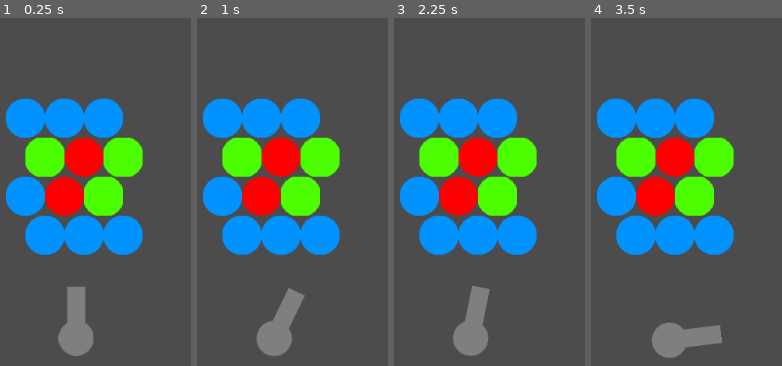
Above: before the commit, frames 1-4 (left to right).
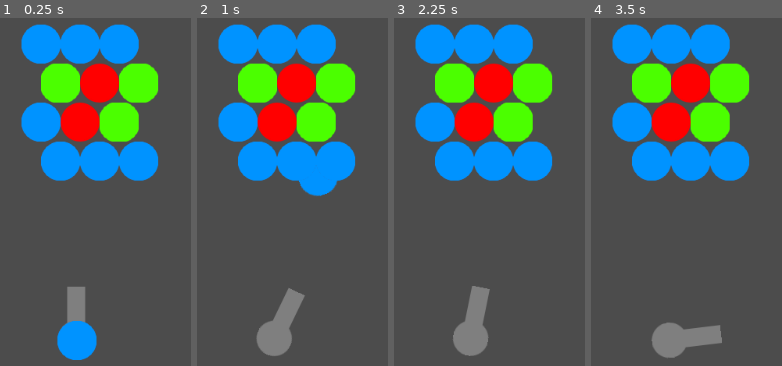
Above: after the commit, the same moments.

Repository: Demoli/Bobble
Game: Godot game, scene res://scenes/Level.tscn
Two runs of this game, one before a commit and one after it. Both use one fixed random seed, a clock stepped at 60 frames per second and the inputs below.
Inputs:
- Up to frame 1 (0.25 s): no input
- Up to frame 2 (1 s): tap Enter at 0.5 s; hold D (rotate_right) from 0.53 s (still down); hold Space (fire) from 0.53 s (still down)
- Up to frame 3 (2.25 s): release D (rotate_right) at 1.28 s; release Space (fire) at 1.28 s; hold A (rotate_left) 1.28-2.03 s; tap Space (fire) at 1.35 s; hold D (rotate_right) from 2.03 s (still down); hold Space (fire) from 2.03 s (still down)
- Up to frame 4 (3.5 s): keep holding D (rotate_right); release Space (fire) at 2.78 s; tap Space (fire) at 2.85 s

The runs differ from the first frame. In frame 1, 38% of the frame differs, in the area x 3-84%, y 1-99%; in frame 2, 37%; in frame 3, 36%; in frame 4, 36%.

Commit message:
Cannon can fire

Diff:
--- a/scenes/Bubble.gd
+++ b/scenes/Bubble.gd
@@ -1,4 +1,4 @@
-extends Sprite
+extends RigidBody2D
 
 var red = Image.new()
 var green = Image.new()
@@ -23,4 +23,4 @@
 	var itex = ImageTexture.new()
 	var img = colors[color]
 	itex.create_from_image(img)
-	texture = itex
+	$Sprite.texture = itex
--- a/scenes/Bubble.tscn
+++ b/scenes/Bubble.tscn
@@ -1,10 +1,19 @@
-[gd_scene load_steps=3 format=2]
+[gd_scene load_steps=4 format=2]
 
 [ext_resource path="res://scenes/Bubble.gd" type="Script" id=1]
+[ext_resource path="res://assets/bubbles/blue.png" type="Texture" id=2]
 
-[sub_resource type="ImageTexture" id=1]
+[sub_resource type="CircleShape2D" id=1]
+radius = 24.5393
 
-[node name="Bubble" type="Sprite"]
+[node name="Bubble" type="RigidBody2D"]
 position = Vector2( 1, 0 )
-texture = SubResource( 1 )
+mode = 1
+gravity_scale = 0.0
 script = ExtResource( 1 )
+
+[node name="Sprite" type="Sprite" parent="."]
+texture = ExtResource( 2 )
+
+[node name="Collider" type="CollisionShape2D" parent="."]
+shape = SubResource( 1 )
--- a/scenes/Cannon.gd
+++ b/scenes/Cannon.gd
@@ -1,18 +1,38 @@
 extends Sprite
 
 export var rotate_speed := 1
+
+onready var bubble_scene : PackedScene = preload("res://scenes/Bubble.tscn")
+
+var loaded_bubble : RigidBody2D
+var color = 'blue'
+var next_color = 'red'
 
 # Declare member variables here. Examples:
 # var a = 2
 # var b = "text"
 
 func _ready():
-	pass # Replace with function body.
+	load_bubble()
 
 func _process(delta):
 	if Input.is_action_pressed("rotate_left"):
 		rotation -= rotate_speed * delta
 	if Input.is_action_pressed("rotate_right"):
 		rotation += rotate_speed * delta
+	if Input.is_action_pressed("fire"):
+		fire()
 
 	rotation_degrees = clamp(rotation_degrees, -90, 90)
+
+func load_bubble():
+	var bubble =bubble_scene.instance()
+	bubble.color = color
+	bubble.mode = RigidBody2D.MODE_RIGID
+	add_child(bubble)
+	loaded_bubble = bubble
+
+func fire():
+	var bubble_vector = Vector2(0,-200).rotated(rotation) * 10
+	loaded_bubble.set_linear_velocity(bubble_vector)
+	$ReloadTimer.start()
--- a/scenes/Cannon.tscn
+++ b/scenes/Cannon.tscn
@@ -7,3 +7,6 @@
 texture = ExtResource( 1 )
 offset = Vector2( 0, -25 )
 script = ExtResource( 2 )
+
+[node name="ReloadTimer" type="Timer" parent="."]
+[connection signal="timeout" from="ReloadTimer" to="." method="load_bubble"]
--- a/scenes/Level.tscn
+++ b/scenes/Level.tscn
@@ -9,4 +9,4 @@
 position = Vector2( 310, 475 )
 
 [node name="BubbleGrid" parent="." instance=ExtResource( 2 )]
-position = Vector2( 195, 140 )
+position = Vector2( 215, 45 )
